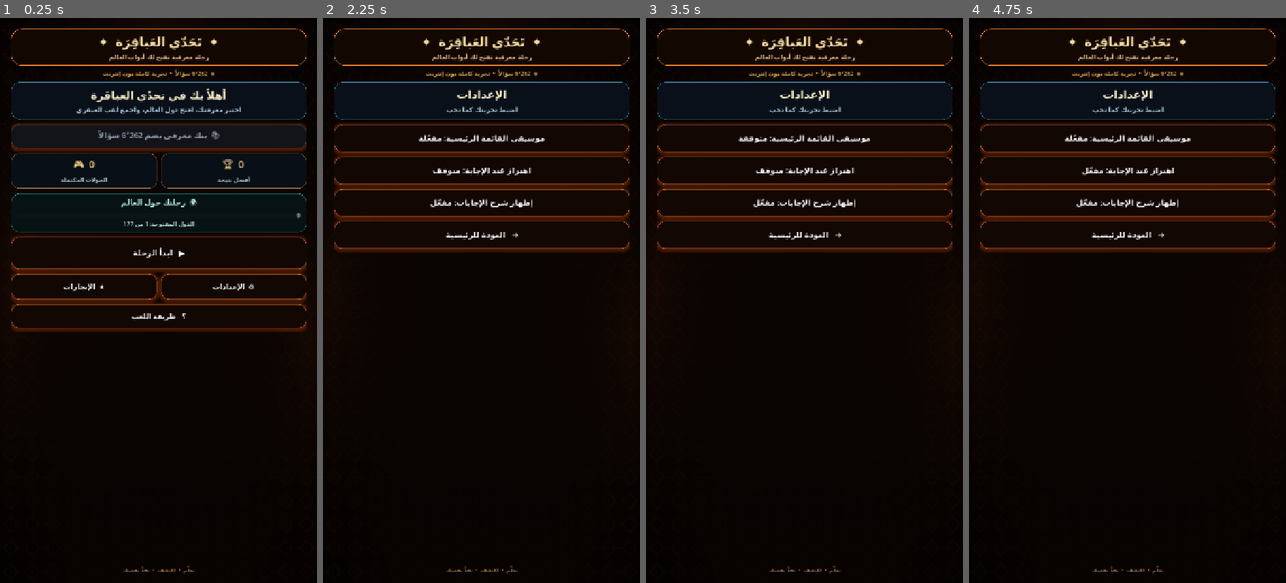
Above: before the commit, frames 1-4 (left to right).
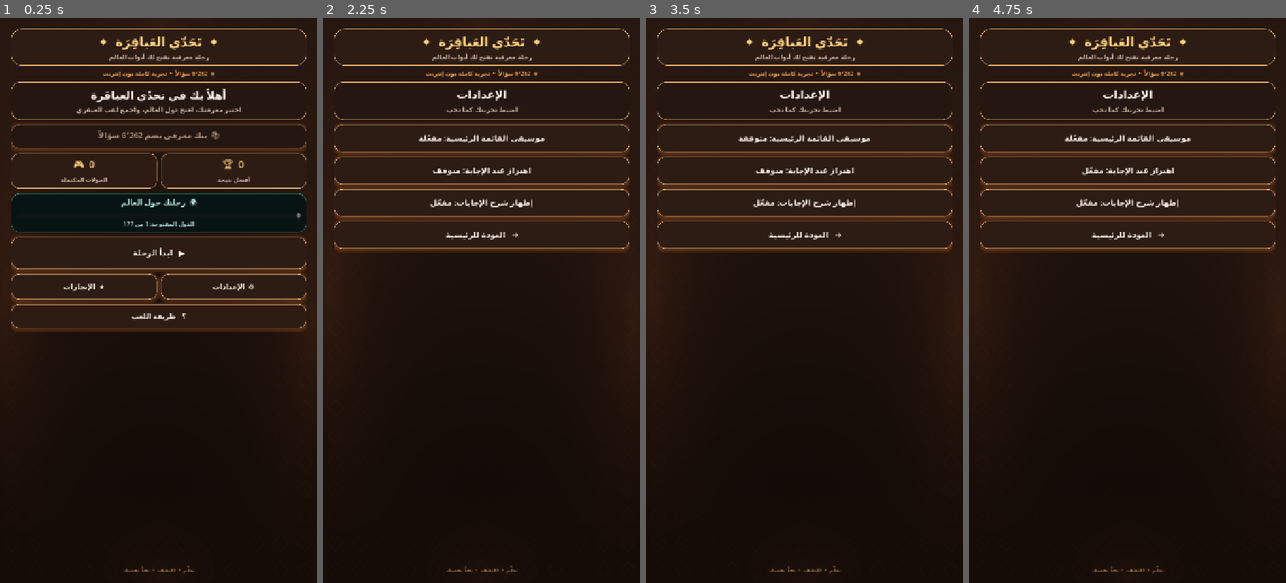
Above: after the commit, the same moments.

Repository: mahdialloui01-art/challenge-
Game: Godot game, scene res://scenes/main.tscn
Two runs of this game, one before a commit and one after it. Both use one fixed random seed, a clock stepped at 60 frames per second and the inputs below.
Inputs:
- Up to frame 1 (0.25 s): no input
- Up to frame 2 (2.25 s): click "▶ ابدأ الرحلة" at 0.5 s; click "⌂ الرئيسية" at 1.25 s; click "⚙ الإعدادات" at 2 s
- Up to frame 3 (3.5 s): click "موسيقى القائمة الرئيسية: مفعّ…" at 2.75 s
- Up to frame 4 (4.75 s): click "موسيقى القائمة الرئيسية: متوق…" at 3.5 s; click "اهتزاز عند الإجابة: متوقف" at 4.25 s

The runs differ from the first frame. In frame 1, 40% of the frame differs, in the area x 0-100%, y 0-100%; in frame 2, 39%; in frame 3, 39%; in frame 4, 39%.

Commit message:
Refine warm cocoa and radiant bronze quiz palette

Diff:
--- a/scripts/main.gd
+++ b/scripts/main.gd
@@ -465,23 +465,26 @@
 void fragment() {
     vec2 uv = SCREEN_UV;
     vec2 centered = uv - vec2(0.5);
-    vec2 tile = fract(uv * vec2(15.0, 24.0)) - vec2(0.5);
+    vec2 tile = fract(uv * vec2(13.0, 21.0)) - vec2(0.5);
     float diamond = abs(tile.x) + abs(tile.y);
-    float motif = 1.0 - smoothstep(0.018, 0.045, abs(diamond - 0.34));
-    float cross_line = 1.0 - smoothstep(0.012, 0.032, min(abs(tile.x), abs(tile.y)));
-    float lattice = max(motif, cross_line * 0.34);
-    float edge = smoothstep(0.18, 0.48, abs(centered.x)) * 0.72 + smoothstep(0.20, 0.48, abs(centered.y)) * 0.28;
-    float glow_left = exp(-length((uv - vec2(0.03, 0.48)) * vec2(2.0, 0.85)) * 5.0);
-    float glow_right = exp(-length((uv - vec2(0.97, 0.56)) * vec2(2.0, 0.9)) * 5.0);
-    float top_glow = exp(-length((uv - vec2(0.5, 0.02)) * vec2(1.0, 2.5)) * 5.5);
-    float vignette = 1.0 - smoothstep(0.18, 0.78, length(centered));
-    vec3 base = vec3(0.012, 0.006, 0.004);
-    base += vec3(0.105, 0.038, 0.012) * (glow_left + glow_right) * 0.72;
-    base += vec3(0.075, 0.025, 0.008) * top_glow;
-    base += vec3(0.105, 0.050, 0.018) * lattice * edge * 0.42;
-    base += vec3(0.025, 0.010, 0.004) * (1.0 - edge);
-    base *= 0.78 + 0.22 * vignette;
-    COLOR = vec4(base, 1.0);
+    float star_ring = 1.0 - smoothstep(0.012, 0.030, abs(diamond - 0.31));
+    float diagonal = 1.0 - smoothstep(0.010, 0.024, abs(abs(tile.x) - abs(tile.y)));
+    float geometry = max(star_ring, diagonal * 0.22);
+    float edge_x = smoothstep(0.20, 0.50, abs(centered.x));
+    float edge_y = smoothstep(0.24, 0.50, abs(centered.y));
+    float edge = max(edge_x, edge_y);
+    float glow_left = exp(-length((uv - vec2(0.015, 0.48)) * vec2(2.1, 0.82)) * 4.2);
+    float glow_right = exp(-length((uv - vec2(0.985, 0.54)) * vec2(2.1, 0.88)) * 4.2);
+    float glow_top = exp(-length((uv - vec2(0.50, 0.015)) * vec2(1.1, 2.8)) * 5.0);
+    float glow_bottom = exp(-length((uv - vec2(0.50, 0.99)) * vec2(1.2, 2.8)) * 5.0);
+    float vignette = 1.0 - smoothstep(0.22, 0.82, length(centered));
+    vec3 cocoa = mix(vec3(0.1412, 0.0863, 0.0627), vec3(0.0706, 0.0392, 0.0275), smoothstep(0.0, 0.95, uv.y));
+    vec3 copper = vec3(0.95, 0.48, 0.19);
+    cocoa += copper * (glow_left + glow_right) * 0.105;
+    cocoa += copper * (glow_top + glow_bottom) * 0.052;
+    cocoa += vec3(0.66, 0.36, 0.16) * geometry * edge * 0.040;
+    cocoa *= 0.90 + 0.10 * vignette;
+    COLOR = vec4(cocoa, 1.0);
 }
 """
     var shader_material := ShaderMaterial.new()
@@ -504,8 +507,8 @@
 
     var masthead := PanelContainer.new()
     var masthead_style := StyleBoxFlat.new()
-    masthead_style.bg_color = Color(0.075, 0.027, 0.010, 0.97)
-    masthead_style.border_color = Color(0.92, 0.49, 0.17, 0.92)
+    masthead_style.bg_color = Color("#2C1C14")
+    masthead_style.border_color = Color("#E0A96D")
     masthead_style.set_border_width_all(1)
     masthead_style.set_corner_radius_all(22)
     masthead_style.content_margin_left = 12
@@ -522,20 +525,20 @@
     brand.text = "✦  تَحَدّي العَباقِرَة  ✦"
     brand.horizontal_alignment = HORIZONTAL_ALIGNMENT_CENTER
     brand.add_theme_font_size_override("font_size", 29)
-    brand.add_theme_color_override("font_color", Color("#f3d99f"))
+    brand.add_theme_color_override("font_color", Color("#FFD180"))
     masthead_box.add_child(brand)
     var tagline := Label.new()
     tagline.text = "رحلة معرفية تفتح لك أبواب العالم"
     tagline.horizontal_alignment = HORIZONTAL_ALIGNMENT_CENTER
     tagline.add_theme_font_size_override("font_size", 14)
-    tagline.add_theme_color_override("font_color", Color("#d9b58a"))
+    tagline.add_theme_color_override("font_color", Color("#C7B2A3"))
     masthead_box.add_child(tagline)
 
     var bank_label := Label.new()
     bank_label.text = "◈  %s سؤالاً  •  تجربة كاملة دون إنترنت" % _format_number(questions.size())
     bank_label.horizontal_alignment = HORIZONTAL_ALIGNMENT_CENTER
     bank_label.add_theme_font_size_override("font_size", 13)
-    bank_label.add_theme_color_override("font_color", Color("#d8a45d"))
+    bank_label.add_theme_color_override("font_color", Color("#F2A65A"))
     page.add_child(bank_label)
 
     var scroll := ScrollContainer.new()
@@ -575,8 +578,8 @@
 func _add_heading(title_text: String, subtitle_text: String = "") -> void:
     var panel := PanelContainer.new()
     var style := StyleBoxFlat.new()
-    style.bg_color = Color(0.035, 0.065, 0.105, 0.94)
-    style.border_color = Color(0.30, 0.54, 0.68, 0.45)
+    style.bg_color = Color("#241610")
+    style.border_color = Color("#E0A96D")
     style.set_border_width_all(1)
     style.set_corner_radius_all(19)
     style.content_margin_left = 14
@@ -592,7 +595,7 @@
     heading.text = title_text
     heading.horizontal_alignment = HORIZONTAL_ALIGNMENT_CENTER
     heading.add_theme_font_size_override("font_size", 25)
-    heading.add_theme_color_override("font_color", Color("#f4e5c4"))
+    heading.add_theme_color_override("font_color", Color("#FAF3EB"))
     box.add_child(heading)
     if not subtitle_text.is_empty():
         var subtitle := Label.new()
@@ -600,7 +603,7 @@
         subtitle.horizontal_alignment = HORIZONTAL_ALIGNMENT_CENTER
         subtitle.autowrap_mode = TextServer.AUTOWRAP_WORD_SMART
         subtitle.add_theme_font_size_override("font_size", 15)
-        subtitle.add_theme_color_override("font_color", Color("#a9c5d9"))
+        subtitle.add_theme_color_override("font_color", Color("#C7B2A3"))
         box.add_child(subtitle)
 
 
@@ -608,8 +611,8 @@
     var card := PanelContainer.new()
     card.size_flags_horizontal = Control.SIZE_EXPAND_FILL
     var style := StyleBoxFlat.new()
-    style.bg_color = Color(0.035, 0.060, 0.095, 0.96)
-    style.border_color = Color(0.55, 0.43, 0.25, 0.72)
+    style.bg_color = Color("#2C1C14")
+    style.border_color = Color("#E0A96D")
     style.set_border_width_all(1)
     style.set_corner_radius_all(17)
     style.content_margin_left = 9
@@ -624,13 +627,13 @@
     value_label.text = value
     value_label.horizontal_alignment = HORIZONTAL_ALIGNMENT_CENTER
     value_label.add_theme_font_size_override("font_size", 22)
-    value_label.add_theme_color_override("font_color", Color("#f1cf83"))
+    value_label.add_theme_color_override("font_color", Color("#FFD180"))
     box.add_child(value_label)
     var caption_label := Label.new()
     caption_label.text = caption
     caption_label.horizontal_alignment = HORIZONTAL_ALIGNMENT_CENTER
     caption_label.add_theme_font_size_override("font_size", 13)
-    caption_label.add_theme_color_override("font_color", Color("#a9bacb"))
+    caption_label.add_theme_color_override("font_color", Color("#C7B2A3"))
     box.add_child(caption_label)
     content.add_child(card)
 
@@ -1282,14 +1285,14 @@
     top_row.add_theme_constant_override("separation", 8)
     content.add_child(top_row)
 
-    var category_card := _make_quiz_info_card("المجال", str(item.get("category", "معارف عامة")), Color("#e8a84c"))
+    var category_card := _make_quiz_info_card("المجال", str(item.get("category", "معارف عامة")), Color("#F2A65A"))
     category_card.size_flags_horizontal = Control.SIZE_EXPAND_FILL
     top_row.add_child(category_card)
-    var score_card := _make_quiz_info_card("رصيدك", "★  %d" % score, Color("#ffe2a0"))
+    var score_card := _make_quiz_info_card("رصيدك", "★  %d" % score, Color("#FFD180"))
     score_card.size_flags_horizontal = Control.SIZE_EXPAND_FILL
     top_row.add_child(score_card)
     score_label = score_card.get_meta("value_label") as Label
-    var timer_card := _make_quiz_info_card("الوقت", "⏱  %02d" % int(time_limit), Color("#ffbd73"))
+    var timer_card := _make_quiz_info_card("الوقت", "⏱  %02d" % int(time_limit), Color("#F2A65A"))
     timer_card.size_flags_horizontal = Control.SIZE_EXPAND_FILL
     top_row.add_child(timer_card)
     time_label = timer_card.get_meta("value_label") as Label
@@ -1298,7 +1301,7 @@
     progress_label.text = "السؤال  %02d   /   %02d" % [question_index + 1, question_order.size()]
     progress_label.horizontal_alignment = HORIZONTAL_ALIGNMENT_CENTER
     progress_label.add_theme_font_size_override("font_size", 16)
-    progress_label.add_theme_color_override("font_color", Color("#f6d9a4"))
+    progress_label.add_theme_color_override("font_color", Color("#FFD180"))
     content.add_child(progress_label)
 
     var progress_track := ProgressBar.new()
@@ -1308,22 +1311,22 @@
     progress_track.show_percentage = false
     progress_track.custom_minimum_size = Vector2(0, 9)
     var progress_bg := StyleBoxFlat.new()
-    progress_bg.bg_color = Color("#2b160c")
+    progress_bg.bg_color = Color("#120A07")
     progress_bg.set_corner_radius_all(8)
     progress_track.add_theme_stylebox_override("background", progress_bg)
     var progress_fill := StyleBoxFlat.new()
-    progress_fill.bg_color = Color("#ffb84d")
+    progress_fill.bg_color = Color("#F2A65A")
     progress_fill.set_corner_radius_all(8)
     progress_track.add_theme_stylebox_override("fill", progress_fill)
     content.add_child(progress_track)
 
     var question_panel := PanelContainer.new()
     var question_style := StyleBoxFlat.new()
-    question_style.bg_color = Color(0.075, 0.030, 0.012, 0.99)
-    question_style.border_color = Color("#ffbd62")
+    question_style.bg_color = Color("#2C1C14")
+    question_style.border_color = Color("#E0A96D")
     question_style.set_border_width_all(2)
     question_style.set_corner_radius_all(24)
-    question_style.shadow_color = Color(1.0, 0.42, 0.06, 0.42)
+    question_style.shadow_color = Color(0.95, 0.55, 0.24, 0.30)
     question_style.shadow_size = 24
     question_style.shadow_offset = Vector2(0, 5)
     question_style.content_margin_left = 20
@@ -1342,7 +1345,7 @@
     question_kicker.text = "السؤال"
     question_kicker.horizontal_alignment = HORIZONTAL_ALIGNMENT_CENTER
     question_kicker.add_theme_font_size_override("font_size", 15)
-    question_kicker.add_theme_color_override("font_color", Color("#ffce76"))
+    question_kicker.add_theme_color_override("font_color", Color("#FFD180"))
     question_box.add_child(question_kicker)
 
     question_label = Label.new()
@@ -1352,14 +1355,14 @@
     question_label.autowrap_mode = TextServer.AUTOWRAP_WORD_SMART
     question_label.custom_minimum_size.y = 132
     question_label.add_theme_font_size_override("font_size", 25)
-    question_label.add_theme_color_override("font_color", Color("#fff2d8"))
+    question_label.add_theme_color_override("font_color", Color("#FAF3EB"))
     question_box.add_child(question_label)
 
     var answers_title := Label.new()
     answers_title.text = "اختر الإجابة الصحيحة"
     answers_title.horizontal_alignment = HORIZONTAL_ALIGNMENT_RIGHT
     answers_title.add_theme_font_size_override("font_size", 15)
-    answers_title.add_theme_color_override("font_color", Color("#d8b98b"))
+    answers_title.add_theme_color_override("font_color", Color("#C7B2A3"))
     content.add_child(answers_title)
 
     var options: Array = item.get("answers", [])
@@ -1397,7 +1400,7 @@
 func _make_quiz_info_card(caption: String, value: String, accent: Color) -> PanelContainer:
     var panel := PanelContainer.new()
     var style := StyleBoxFlat.new()
-    style.bg_color = Color(0.075, 0.032, 0.014, 0.98)
+    style.bg_color = Color("#2C1C14")
     style.border_color = accent.lightened(0.08)
     style.set_border_width_all(1)
     style.set_corner_radius_all(15)
@@ -1431,13 +1434,13 @@
     button.custom_minimum_size = Vector2(0, 72)
     button.size_flags_horizontal = Control.SIZE_EXPAND_FILL
     button.alignment = HORIZONTAL_ALIGNMENT_RIGHT
-    button.add_theme_font_size_override("font_size", 18)
-    button.add_theme_color_override("font_color", Color("#eaf4ff"))
+    button.add_theme_font_size_override("font_size", 19)
+    button.add_theme_color_override("font_color", Color("#FAF3EB"))
     button.add_theme_color_override("font_hover_color", Color("#ffffff"))
     button.add_theme_color_override("font_pressed_color", Color("#ffffff"))
     var normal := StyleBoxFlat.new()
-    normal.bg_color = Color(0.09, 0.038, 0.016, 0.99)
-    normal.border_color = Color("#a9632a")
+    normal.bg_color = Color("#2C1C14")
+    normal.border_color = Color("#E0A96D")
     normal.set_border_width_all(1)
     normal.set_corner_radius_all(18)
     normal.shadow_color = Color(1.0, 0.40, 0.06, 0.34)
@@ -1449,8 +1452,8 @@
     normal.content_margin_bottom = 9
     button.add_theme_stylebox_override("normal", normal)
     var hover := normal.duplicate()
-    hover.bg_color = Color("#4b260f")
-    hover.border_color = Color("#ffd078")
+    hover.bg_color = Color("#3A2418")
+    hover.border_color = Color("#FFD180")
     hover.set_border_width_all(2)
     hover.shadow_color = Color(1.0, 0.52, 0.10, 0.55)
     hover.shadow_size = 17
@@ -1477,9 +1480,9 @@
         style.border_color = Color("#ff7657")
         button.add_theme_color_override("font_color", Color("#ffe1e5"))
     else:
-        style.bg_color = Color("#302014")
-        style.border_color = Color("#76502e")
-        button.add_theme_color_override("font_color", Color("#a8b7c8"))
+        style.bg_color = Color("#241610")
+        style.border_color = Color("#A87950")
+        button.add_theme_color_override("font_color", Color("#C7B2A3"))
     button.add_theme_stylebox_override("normal", style)
     button.add_theme_stylebox_override("hover", style)
     button.add_theme_stylebox_override("pressed", style)
@@ -1627,16 +1630,16 @@
     button.custom_minimum_size = Vector2(0, 62)
     button.size_flags_horizontal = Control.SIZE_EXPAND_FILL
     button.add_theme_font_size_override("font_size", 18)
-    button.add_theme_color_override("font_color", Color("#f5f7fb"))
-    button.add_theme_color_override("font_hover_color", Color("#ffe2a2"))
-    button.add_theme_color_override("font_pressed_color", Color("#f4d18a"))
-    button.add_theme_color_override("font_disabled_color", Color("#8c9aaa"))
+    button.add_theme_color_override("font_color", Color("#FAF3EB"))
+    button.add_theme_color_override("font_hover_color", Color("#FFD180"))
+    button.add_theme_color_override("font_pressed_color", Color("#F2A65A"))
+    button.add_theme_color_override("font_disabled_color", Color("#A88E7D"))
     var normal := StyleBoxFlat.new()
-    normal.bg_color = Color(0.070, 0.027, 0.012, 0.99)
-    normal.border_color = Color(0.72, 0.36, 0.13, 0.95)
+    normal.bg_color = Color("#2C1C14")
+    normal.border_color = Color("#E0A96D")
     normal.set_border_width_all(1)
     normal.set_corner_radius_all(17)
-    normal.shadow_color = Color(1.0, 0.34, 0.06, 0.28)
+    normal.shadow_color = Color(0.95, 0.48, 0.19, 0.24)
     normal.shadow_size = 9
     normal.shadow_offset = Vector2(0, 2)
     normal.content_margin_left = 16
@@ -1645,16 +1648,16 @@
     normal.content_margin_bottom = 8
     button.add_theme_stylebox_override("normal", normal)
     var hover := normal.duplicate()
-    hover.bg_color = Color(0.19, 0.075, 0.025, 1.0)
-    hover.border_color = Color("#ffd078")
+    hover.bg_color = Color("#3A2418")
+    hover.border_color = Color("#FFD180")
     hover.shadow_size = 7
     button.add_theme_stylebox_override("hover", hover)
     button.add_theme_stylebox_override("pressed", hover)
     var focus := hover.duplicate()
-    focus.border_color = Color("#ffca75")
+    focus.border_color = Color("#FFD180")
     button.add_theme_stylebox_override("focus", focus)
     var disabled_style := normal.duplicate()
-    disabled_style.bg_color = Color(0.055, 0.075, 0.105, 0.92)
-    disabled_style.border_color = Color(0.25, 0.31, 0.38, 0.55)
+    disabled_style.bg_color = Color("#241610")
+    disabled_style.border_color = Color("#8D684E")
     button.add_theme_stylebox_override("disabled", disabled_style)
     return button
